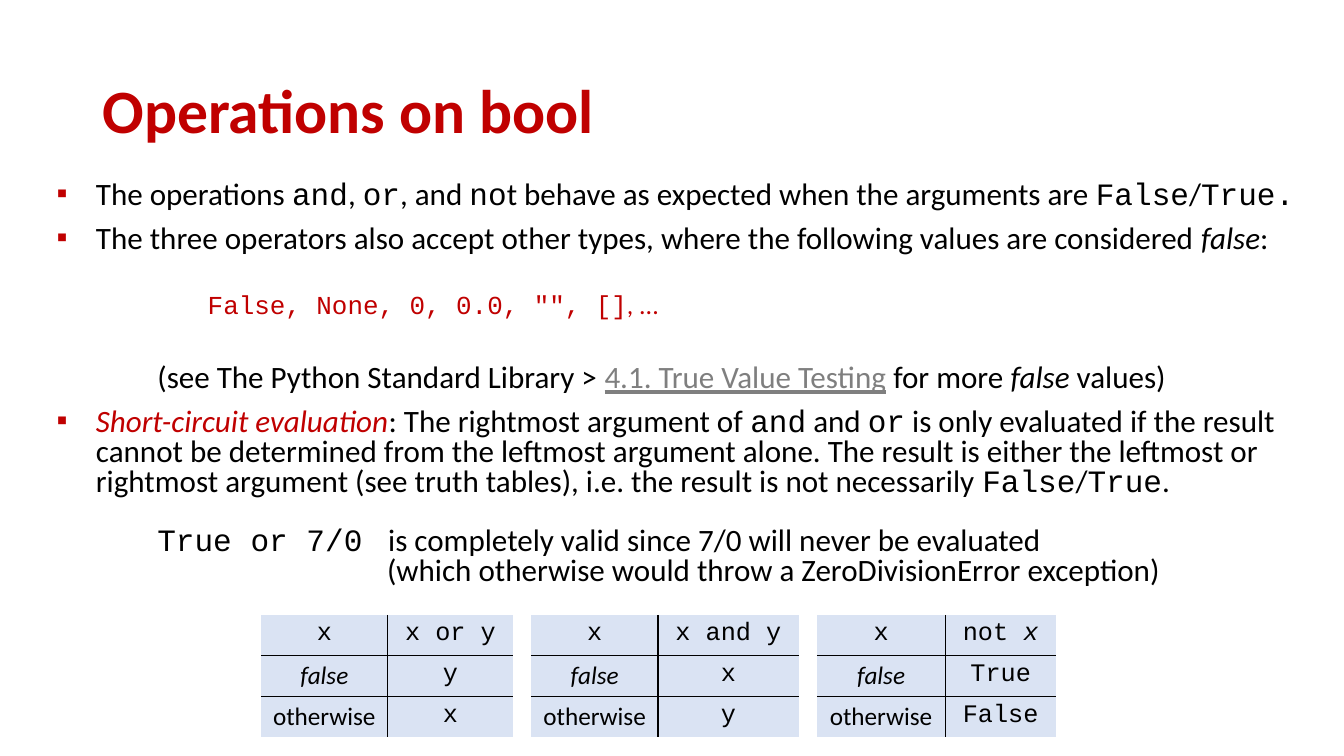
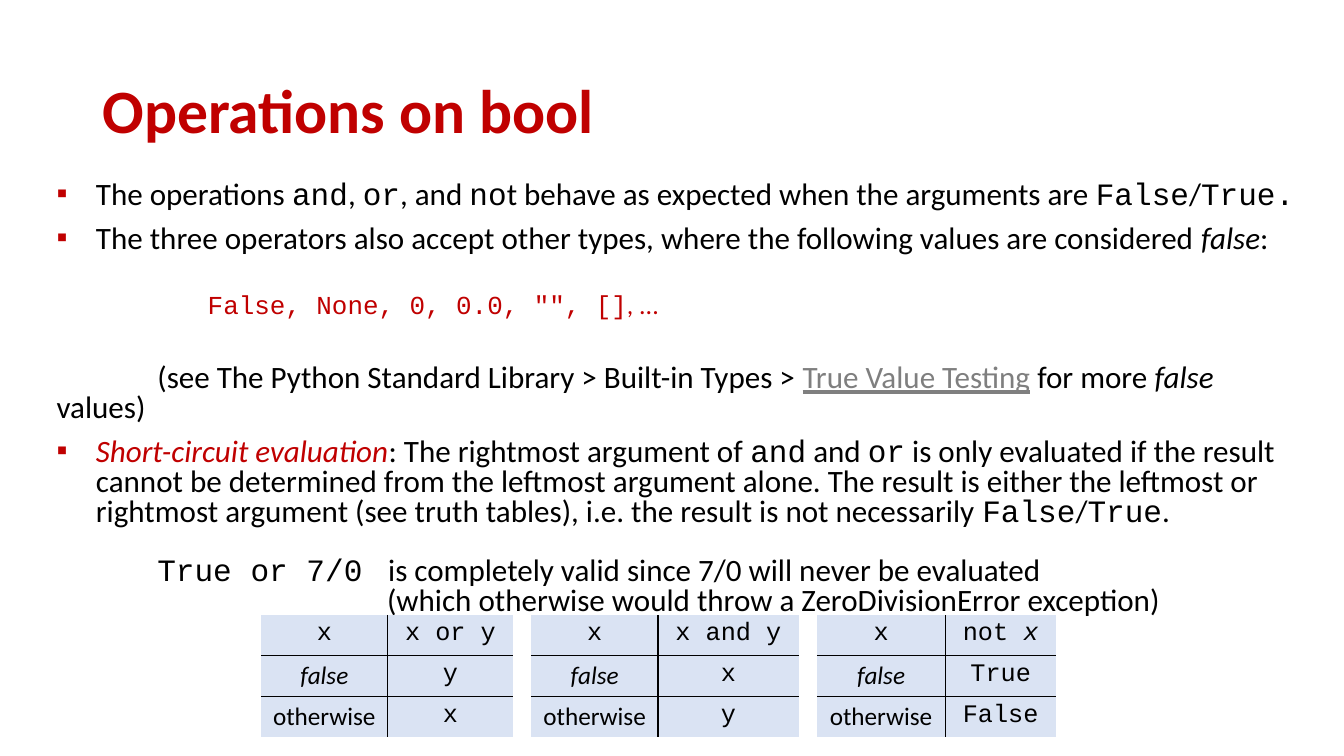
Before and after one commit to gsbrodal/gsbrodal.github.io, a slide deck: slide 13 of ipsa/slides/operations.pptx. Drawn at 1344x756 pixels with LibreOffice and Linux fonts; fonts in the diff are those of the drawing. Boxes give left, top, right and bottom in pixels: in the first picture for what was removed or moved away, otherwise in the second. Text is boxed around its words. In the diff, an @@ line names an element or a change of style, - is before the commit and + after.

```diff
--- a/ipsa/slides/operations.pptx
+++ b/ipsa/slides/operations.pptx
@@ text at box(57, 365, 1214, 422): text changed @@
-(see The Python Standard Library > 4.1. True Value Testing for more false values)
+(see The Python Standard Library > Built-in Types > True Value Testing for more false values)
```
Also in this commit, not shown: 2 other slides changed, 1 slide added, 26 other files.
